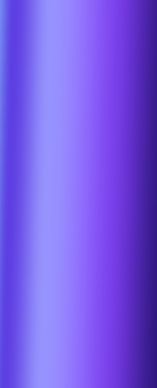
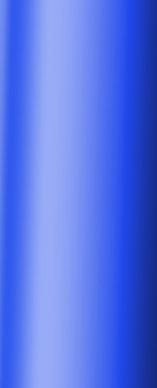
Revision of a layered 157px x 388px image; what changed, layer by layer:
hid "Layer 4", painted on it over [0, 0, 157, 388]
painted on "Layer 0" over [0, 0, 157, 388]
